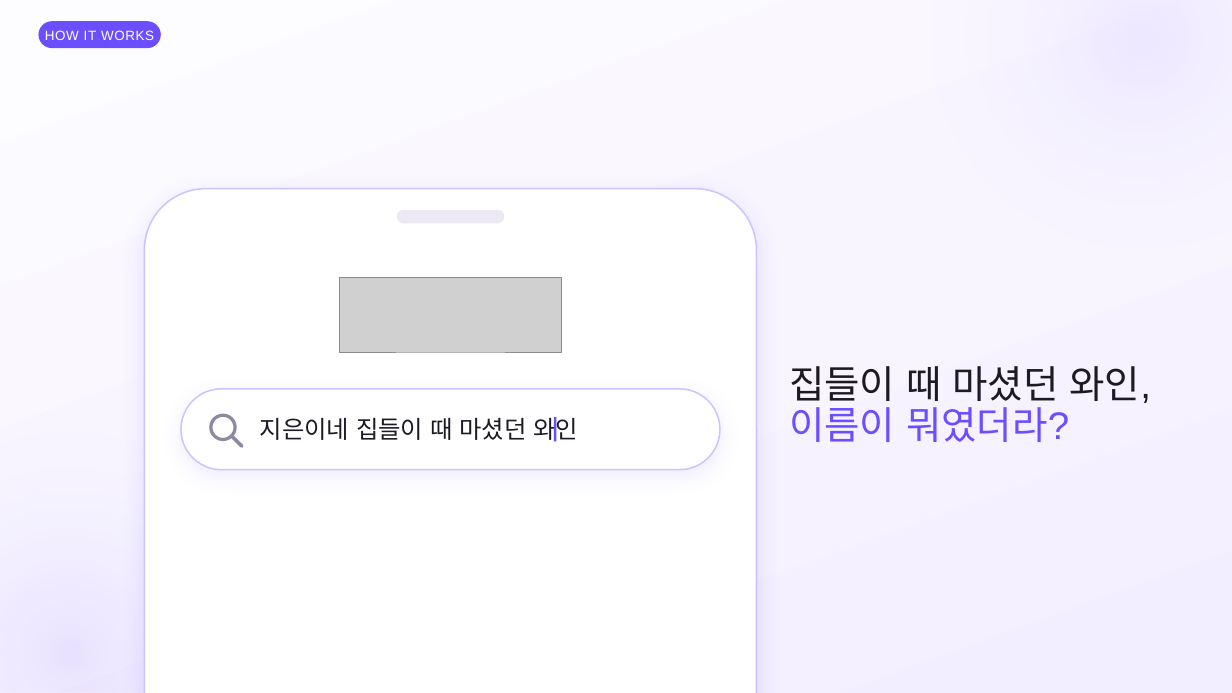
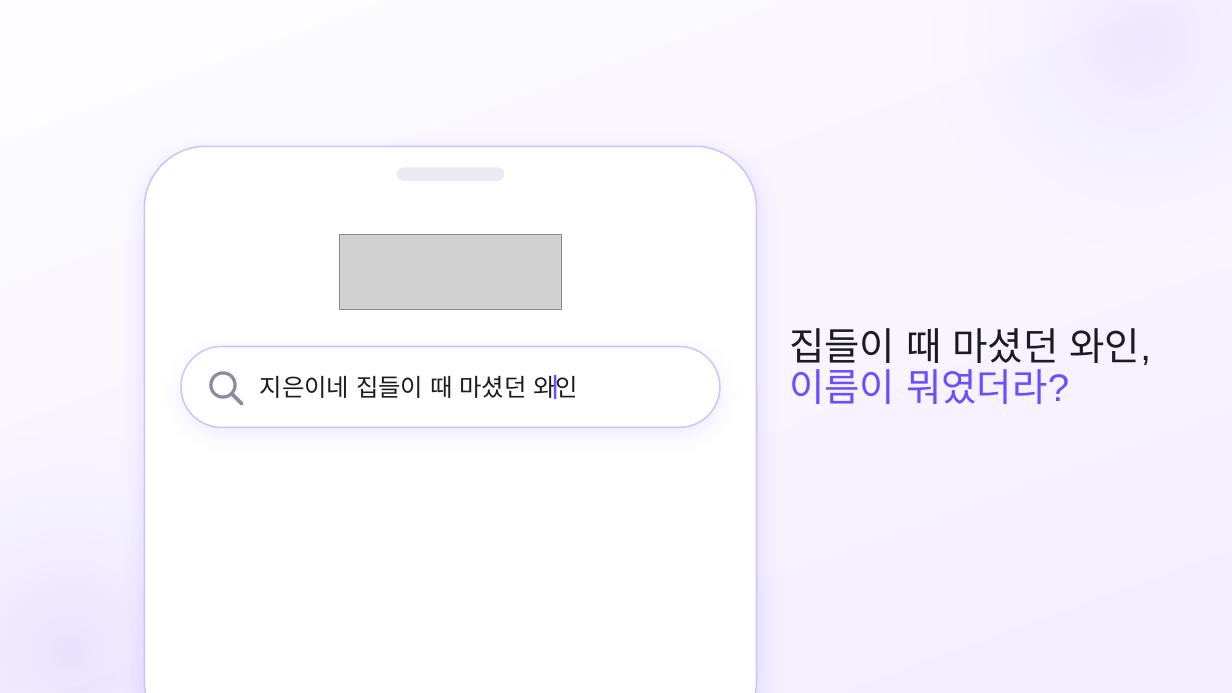
Before and after one commit to SB-Jo/t3, a slide deck: slide 3 of weave/결선준비/09_HowItWorks/HowItWorks_Argon.pptx. Drawn at 1232x693 pixels with LibreOffice and Linux fonts; fonts in the diff are those of the drawing; grey boxes stand for pictures. Boxes give left, top, right and bottom in pixels: in the first picture for what was removed or moved away, otherwise in the second. Text is boxed around its words. In the diff, an @@ line names an element or a change of style, - is before the commit and + after.

```diff
--- a/weave/결선준비/09_HowItWorks/HowItWorks_Argon.pptx
+++ b/weave/결선준비/09_HowItWorks/HowItWorks_Argon.pptx
@@ text removed at [39, 18, 161, 53] @@
-How it works?
@@ rounded rectangle removed at [39, 21, 161, 48] @@
-HOW IT WORKS
@@ 2 rounded rectangles, 1 rectangle: place and size @@
-2 rounded rectangles, 1 rectangle at [144, 189, 756, 693]
+2 rounded rectangles, 1 rectangle at [144, 146, 756, 693]
@@ 2 texts, 1 picture, 1 ellipse, 1 rounded rectangle, 1 freeform shape: place and size @@
-2 texts, 1 picture, 1 ellipse, 1 rounded rectangle, 1 freeform shape at [181, 277, 1151, 470]
+2 texts, 1 picture, 1 ellipse, 1 rounded rectangle, 1 freeform shape at [181, 235, 1151, 428]
```
Also in this commit, not shown: 25 other slides changed, 9 other files.
